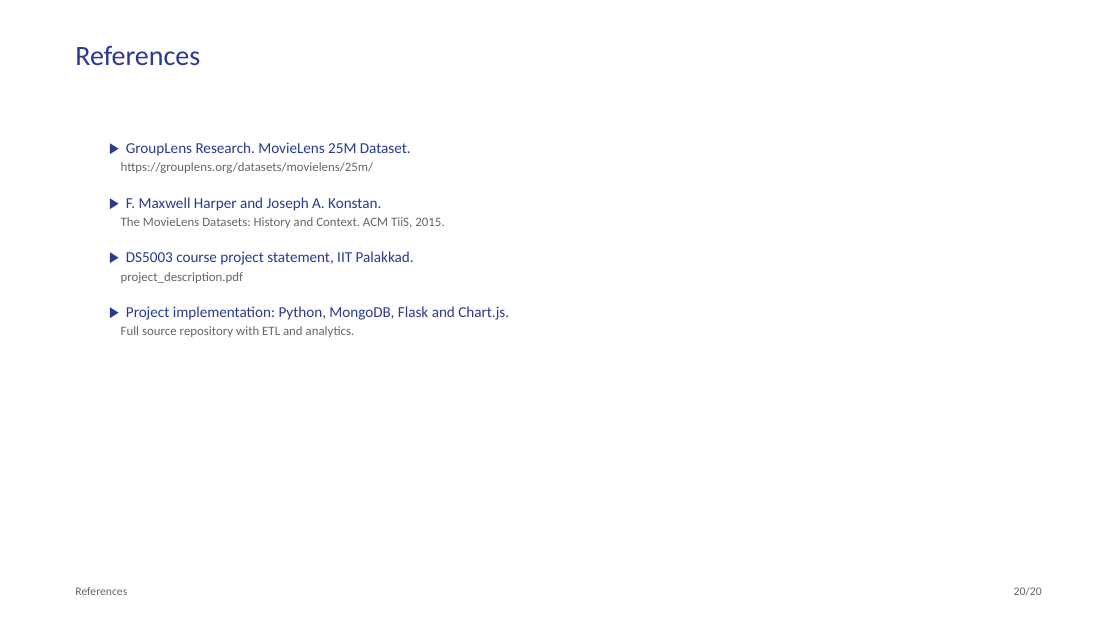
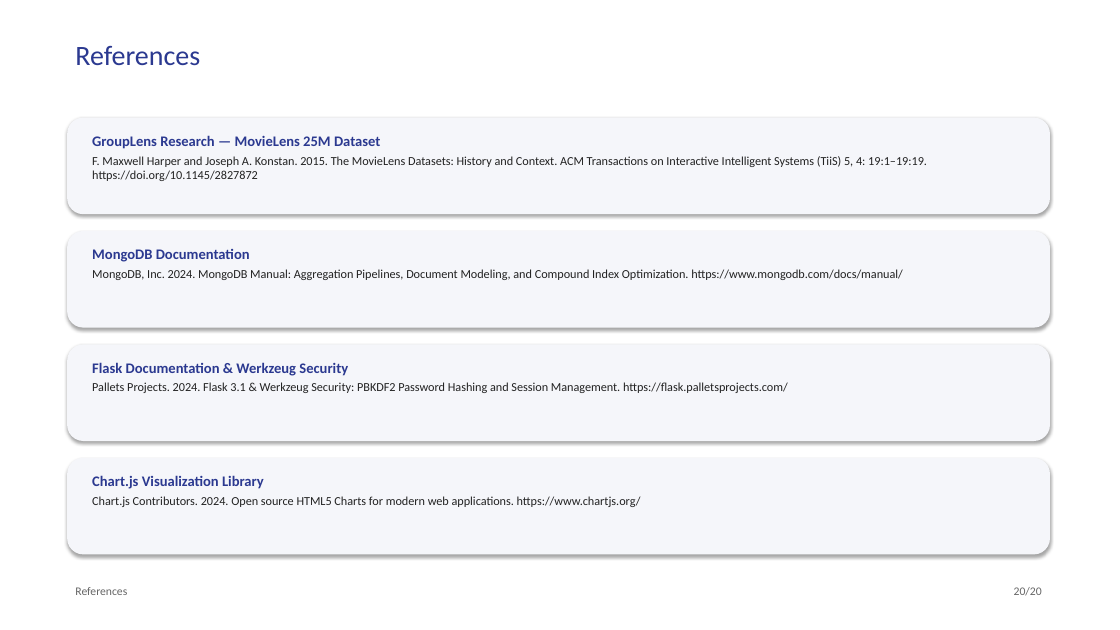
Before and after one commit to prithamnandavaram/movielens-data-engineering, a slide deck: slide 20 of presentation/MovieLens_Analytics_Presentation.pptx. Drawn at 1120x630 pixels with LibreOffice and Linux fonts; fonts in the diff are those of the drawing. Boxes give left, top, right and bottom in pixels: in the first picture for what was removed or moved away, otherwise in the second. Text is boxed around its words. In the diff, an @@ line names an element or a change of style, - is before the commit and + after.

Commit message:
docs(presentation): update deck structure, tech stack one-liners, tree architecture, and question sequence

```diff
--- a/presentation/MovieLens_Analytics_Presentation.pptx
+++ b/presentation/MovieLens_Analytics_Presentation.pptx
@@ rounded rectangle added at [67,118,1050,214], fill #F5F6FA @@
@@ text added at [92,135,927,181], 10.5 pt, text #222222 @@
+GroupLens Research — MovieLens 25M Dataset
+F. Maxwell Harper and Joseph A. Konstan. 2015. The MovieLens Datasets: History and Context. ACM Transactions on Interactive Intelligent Systems (TiiS) 5, 4: 19:1–19:19. https://doi.org/10.1145/2827872
@@ text removed at [121,142,509,337] @@
-▶ GroupLens Research. MovieLens 25M Dataset.
-https://grouplens.org/datasets/movielens/25m/
-▶ F. Maxwell Harper and Joseph A. Konstan.
-The MovieLens Datasets: History and Context. ACM TiiS, 2015.
-▶ DS5003 course project statement, IIT Palakkad.
-project_description.pdf
-▶ Project implementation: Python, MongoDB, Flask and Chart.js.
-Full source repository with ETL and analytics.
@@ rounded rectangle added at [67,231,1050,328], fill #F5F6FA @@
@@ text added at [92,249,903,280], 10.5 pt, text #222222 @@
+MongoDB Documentation
+MongoDB, Inc. 2024. MongoDB Manual: Aggregation Pipelines, Document Modeling, and Compound Index Optimization. https://www.mongodb.com/docs/manual/
@@ rounded rectangle added at [67,344,1050,441], fill #F5F6FA @@
@@ text added at [92,362,788,393], 10.5 pt, text #222222 @@
+Flask Documentation & Werkzeug Security
+Pallets Projects. 2024. Flask 3.1 & Werkzeug Security: PBKDF2 Password Hashing and Session Management. https://flask.palletsprojects.com/
@@ rounded rectangle added at [67,458,1050,555], fill #F5F6FA @@
@@ text added at [92,475,641,507], 10.5 pt, text #222222 @@
+Chart.js Visualization Library
+Chart.js Contributors. 2024. Open source HTML5 Charts for modern web applications. https://www.chartjs.org/
```
Also in this commit, not shown: 12 other slides changed, 6 slides added, 6 slides removed, 1 other file.
